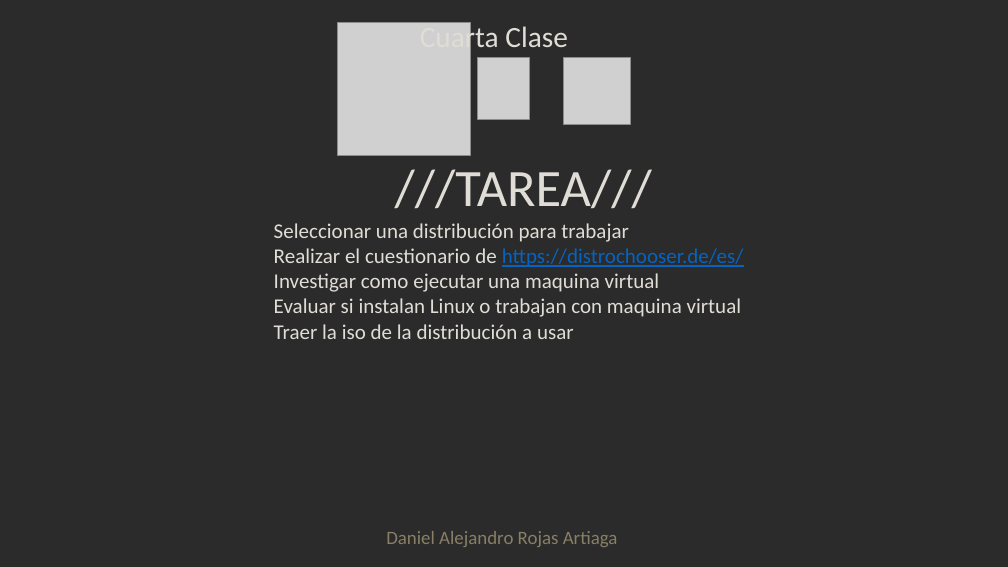
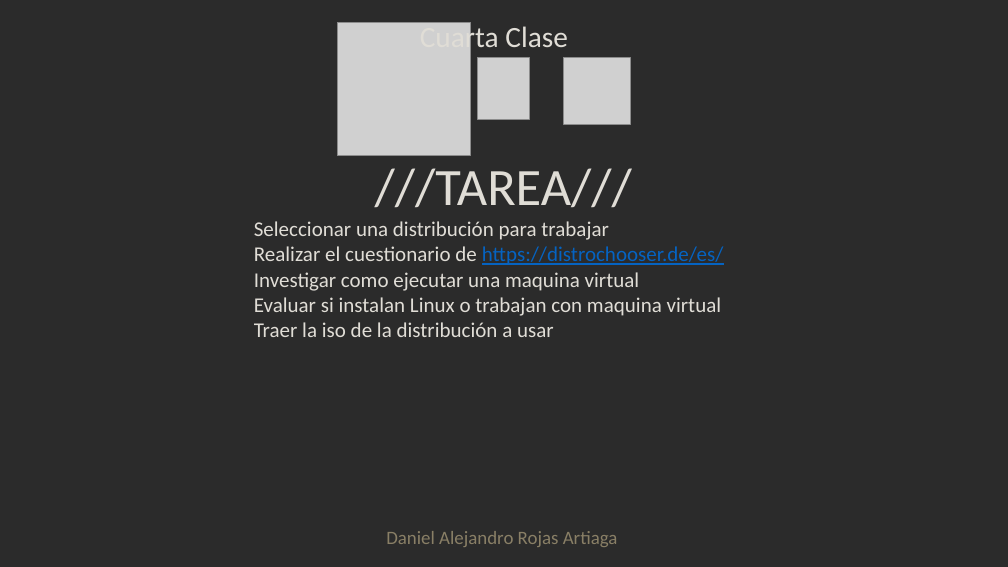
Before and after one commit to l20j45/Leonardo, a slide deck: slide 13 of Clases/Clase 4/clase 4.pptx. Drawn at 1008x567 pixels with LibreOffice and Linux fonts; fonts in the diff are those of the drawing; grey boxes stand for pictures; background and template pictures are left out; a plain dark background stands for a picture behind light text. Boxes give left, top, right and bottom in pixels: in the first picture for what was removed or moved away, otherwise in the second. Text is boxed around its words. In the diff, an @@ line names an element or a change of style, - is before the commit and + after.

```diff
--- a/Clases/Clase 4/clase 4.pptx
+++ b/Clases/Clase 4/clase 4.pptx
@@ text "///TAREA///": place and size @@
-text "///TAREA///" at box(274, 169, 744, 339)
+text "///TAREA///" at box(254, 168, 724, 337)
```
Also in this commit, not shown: 3 other slides changed, 3 other files.
